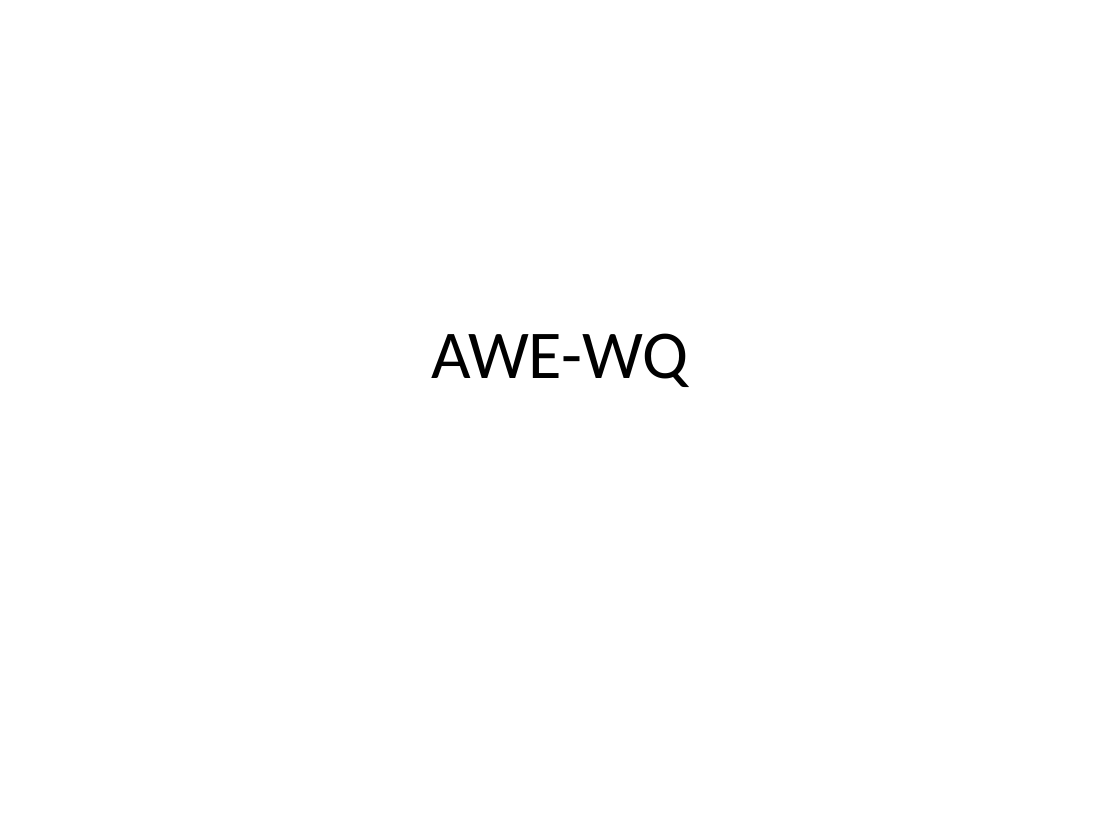
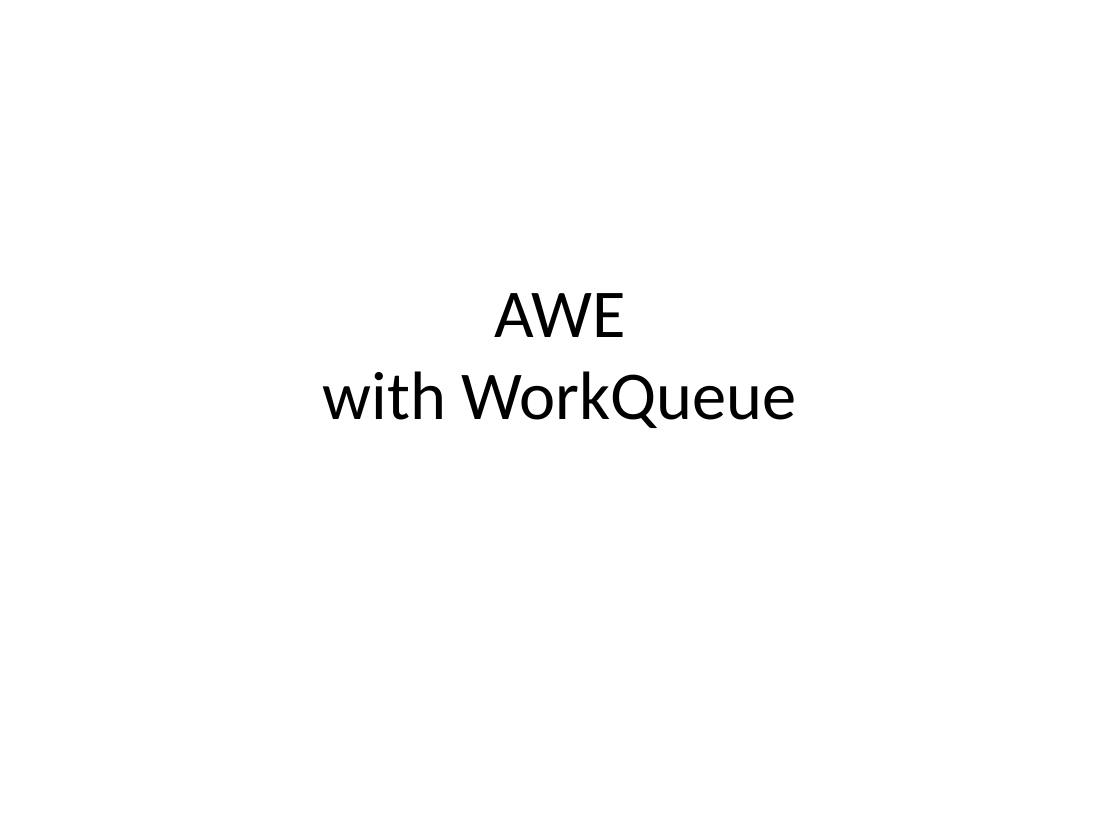
Before and after one commit to cooperative-computing-lab/awe, a slide deck: slide 1 of stats.has-plots/summary.pptx. Drawn at 1120x840 pixels with LibreOffice and Linux fonts; fonts in the diff are those of the drawing. Boxes give left, top, right and bottom in pixels: in the first picture for what was removed or moved away, otherwise in the second. Text is boxed around its words. In the diff, an @@ line names an element or a change of style, - is before the commit and + after.

```diff
--- a/stats.has-plots/summary.pptx
+++ b/stats.has-plots/summary.pptx
@@ title at bbox=[323, 293, 796, 428]: text changed @@
-AWE-WQ
+AWE
+with WorkQueue
```
Also in this commit, not shown: 5 other slides changed, 2 slides added, 7 slides removed.
